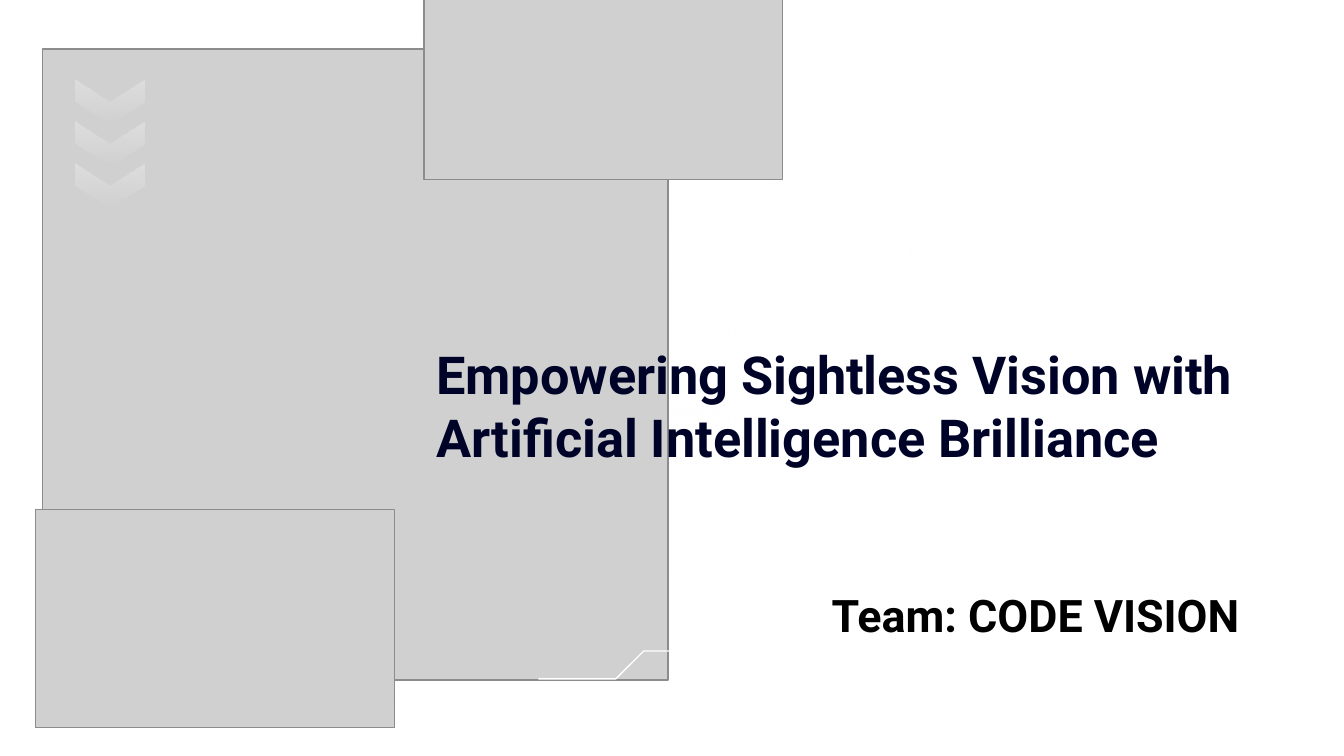
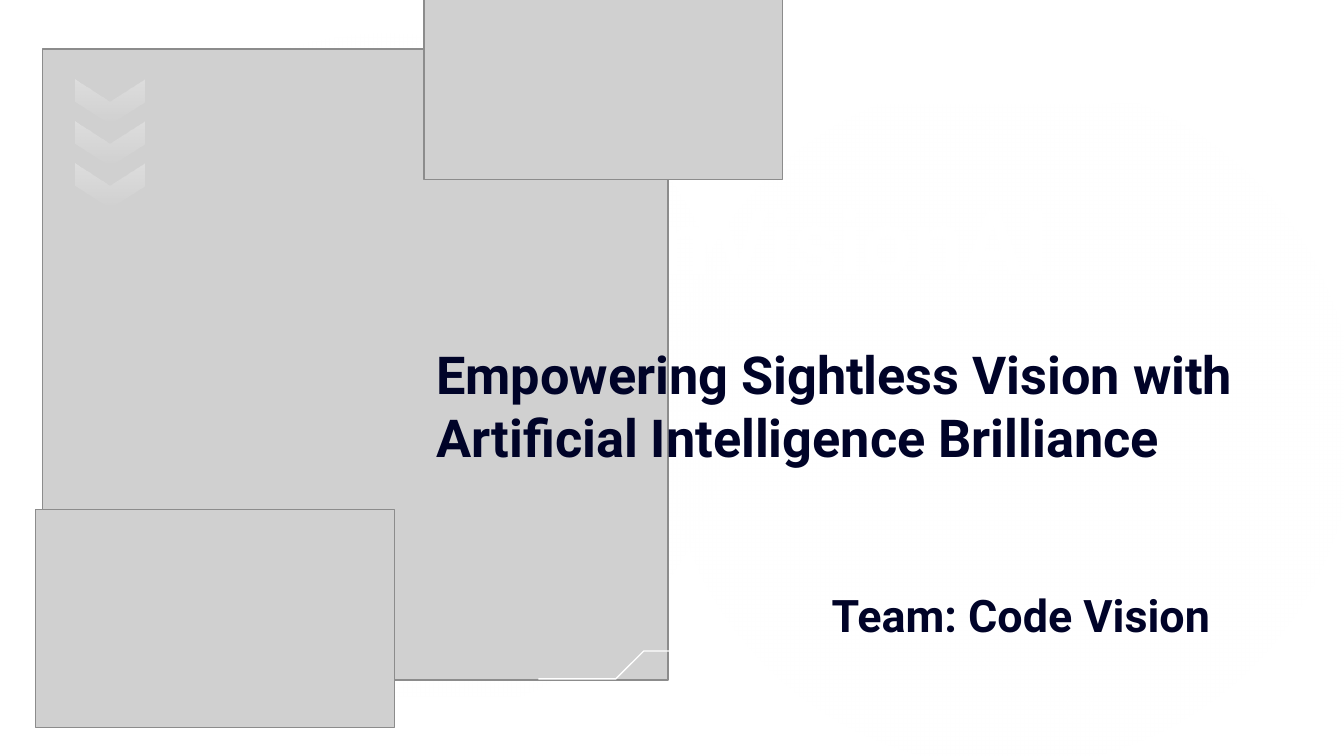
Before and after one commit to Ivin-Mathew/08-CodeVision, a slide deck: slide 1 of Presentation/ENVISIONAI KODIKON.pptx. Drawn at 1344x756 pixels with LibreOffice and Linux fonts; fonts in the diff are those of the drawing; grey boxes stand for pictures; background and template pictures are left out. Boxes give left, top, right and bottom in pixels: in the first picture for what was removed or moved away, otherwise in the second. Text is boxed around its words. In the diff, an @@ line names an element or a change of style, - is before the commit and + after.

```diff
--- a/Presentation/ENVISIONAI KODIKON.pptx
+++ b/Presentation/ENVISIONAI KODIKON.pptx
@@ text at bbox=[832, 598, 1209, 633]: text changed; text colour #000000 to #000328 @@
-Team: CODE VISION
+Team: Code Vision
```
Also in this commit, not shown: 5 other slides changed, 3 slides added, 4 slides removed.
